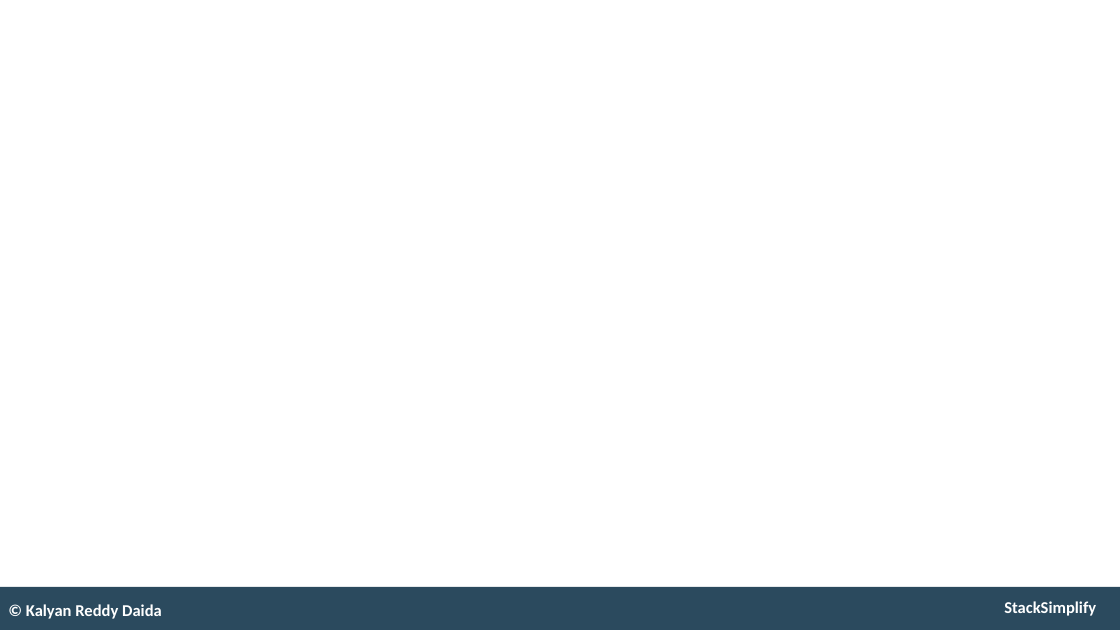
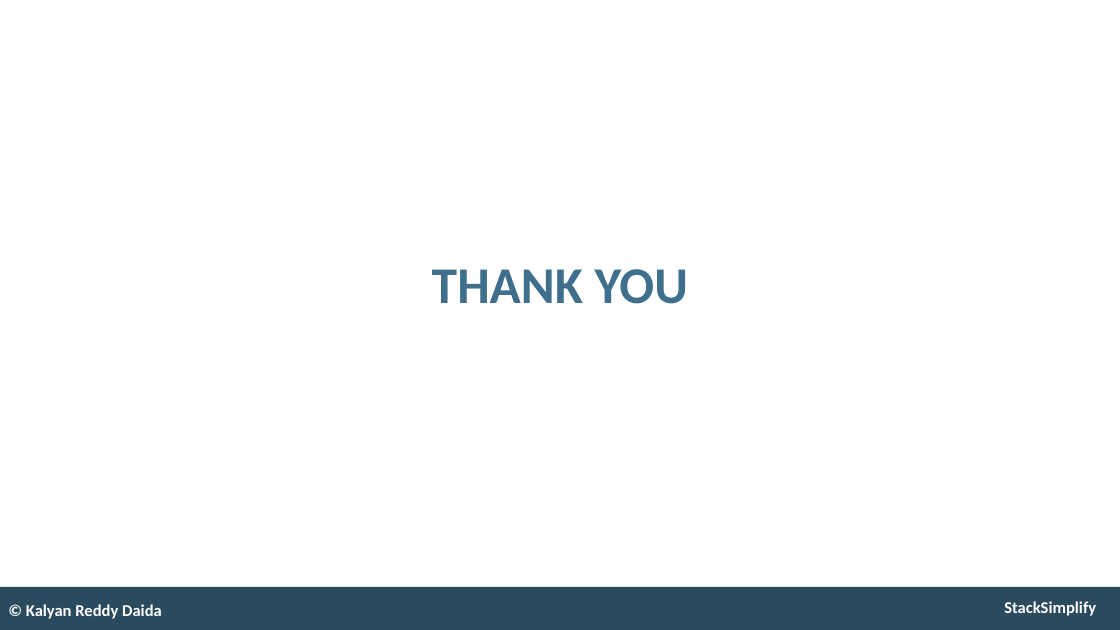
Before and after one commit to talvionyx/aws-eks-kubernetes-masterclass, a slide deck: slide 192 of presentation/AWS-Fargate-and-EKS-Masterclass.pptx (slide 176 before the commit). Drawn at 1120x630 pixels with LibreOffice and Linux fonts; fonts in the diff are those of the drawing. Boxes give left, top, right and bottom in pixels: in the first picture for what was removed or moved away, otherwise in the second. Text is boxed around its words. In the diff, an @@ line names an element or a change of style, - is before the commit and + after.

```diff
--- a/presentation/AWS-Fargate-and-EKS-Masterclass.pptx
+++ b/presentation/AWS-Fargate-and-EKS-Masterclass.pptx
@@ title added at (x1=432, y1=269, x2=688, y2=304), 53 pt, text #406F8D, bold @@
+THANK YOU
```
Also in this commit, not shown: 8 other slides changed, 21 slides added, 5 slides removed, 1 other file.
